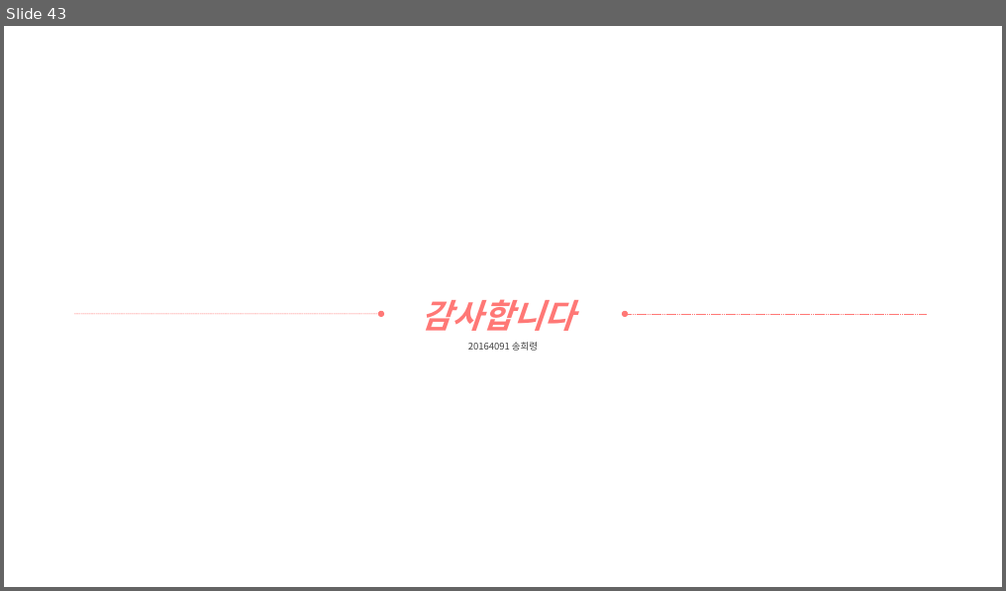
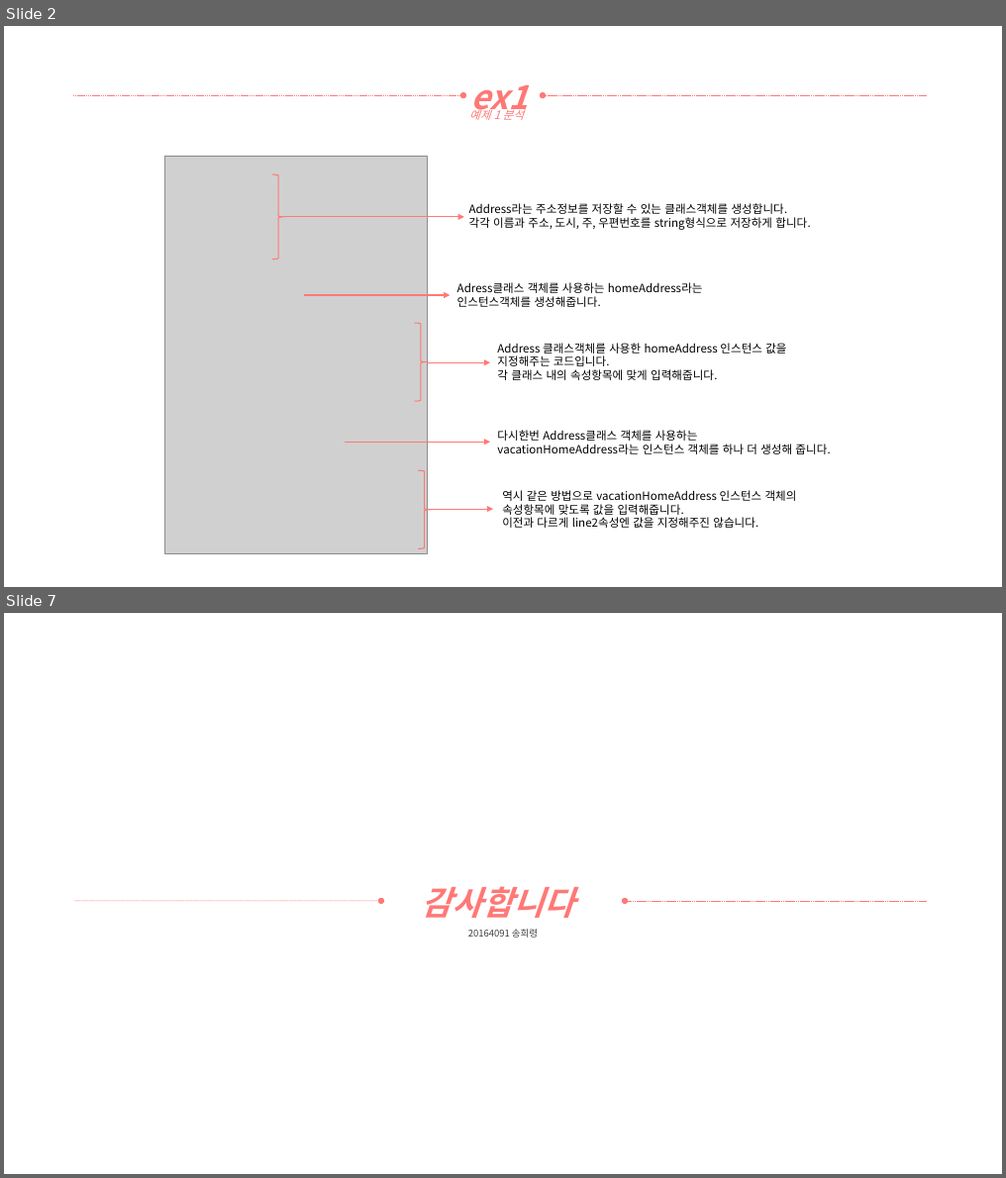
Before and after one commit to yooatom2200/Programing_Base_2, a slide deck: 1장/20164091-송희령-7주차 과제1.pptx. Shown one above the other, each under a label of ours: slide 43 before the commit, slides 2 and 7 after it; the slides between them are not shown. The pictures are 1006x591 and 1006x1178 pixels, drawn with LibreOffice and Linux fonts; fonts in the diff are those of the drawing; grey boxes stand for pictures. Boxes give left, top, right and bottom in pixels: in the first picture for what was removed or moved away, otherwise in the second. Text is boxed around its words. In the diff, an @@ line names an element or a change of style, - is before the commit and + after.

Commit message:
예제2 완성

```diff
--- a/1장/20164091-송희령-7주차 과제1.pptx
+++ b/1장/20164091-송희령-7주차 과제1.pptx
@@ slide 2 added at [4,26,1002,587], background #FFFFFF @@
@@ arrow added from (73, 95) to (463, 95), #FF7876 0.5 pt dashed @@
@@ text added at [469,107,524,120], 11 pt, text #FF7876, italic @@
+예제 1 분석
@@ text added at [471,85,529,119], 32 pt, text #FF7876, bold, italic @@
+ex1
@@ arrow added from (927, 95) to (543, 95), #FF7876 0.5 pt dashed @@
@@ picture added at [164,156,427,555] @@
@@ right brace added at [272,174,285,259], outline #FF7876 1 pt @@
@@ text added at [469,203,810,230], 11 pt, text #000000 @@
+Address라는 주소정보를 저장할 수 있는 클래스객체를 생성합니다.
+각각 이름과 주소, 도시, 주, 우편번호를 string형식으로 저장하게 합니다.
@@ arrow added from (285, 217) to (464, 217), #FF7876 1 pt @@
@@ text added at [457,282,703,307], 11 pt, text #000000 @@
+Adress클래스 객체를 사용하는 homeAddress라는
+인스턴스객체를 생성해줍니다.
@@ arrow added from (304, 295) to (450, 295), #FF7876 1 pt @@
@@ right brace added at [414,323,427,402], outline #FF7876 1 pt @@
@@ text added at [497,343,786,380], 11 pt, text #000000 @@
+Address 클래스객체를 사용한 homeAddress 인스턴스 값을
+지정해주는 코드입니다.
+각 클래스 내의 속성항목에 맞게 입력해줍니다.
@@ arrow added from (427, 363) to (491, 363), #FF7876 1 pt @@
@@ text added at [497,430,830,455], 11 pt, text #000000 @@
+다시한번 Address클래스 객체를 사용하는
+vacationHomeAddress라는 인스턴스 객체를 하나 더 생성해 줍니다.
@@ arrow added from (345, 442) to (491, 442), #FF7876 1 pt @@
@@ right brace added at [418,471,431,550], outline #FF7876 1 pt @@
@@ text added at [502,490,797,528], 11 pt, text #000000 @@
+역시 같은 방법으로 vacationHomeAddress 인스턴스 객체의
+속성항목에 맞도록 값을 입력해줍니다.
+이전과 다르게 line2속성엔 값을 지정해주진 않습니다.
@@ arrow added from (430, 509) to (494, 509), #FF7876 1 pt @@
@@ what was slide 43 is now slide 7 @@
```
Also in this commit, not shown: 1 slide changed, 4 other slides added, 41 slides removed, 3 other files.
